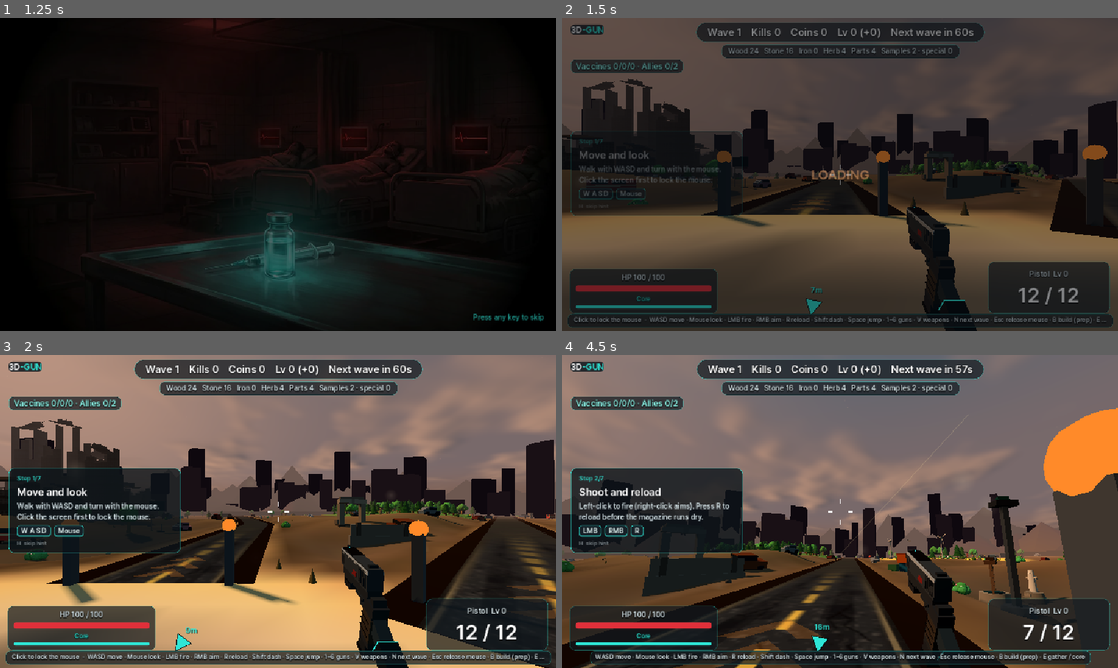
Above: before the commit, frames 1-4 (two rows, left to right).
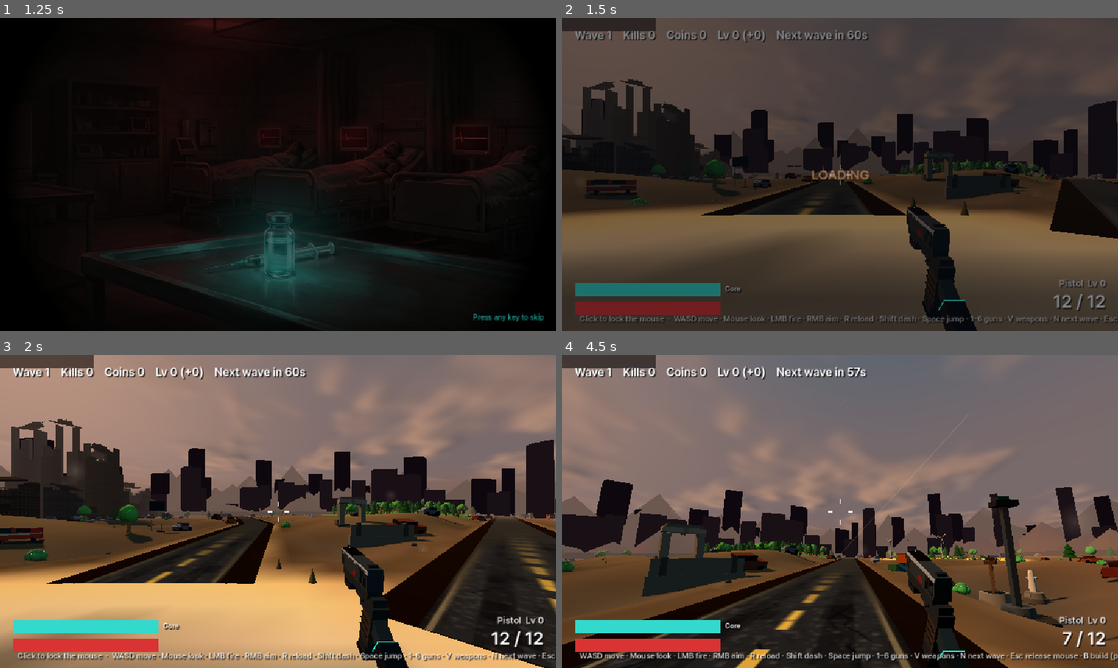
Above: after the commit, the same moments.

Repository: sangsangbaksa-dev/3D-Gun
Game: Godot game, scene res://scenes/title.tscn
Same seed, same stepped clock (60 frames per second), same inputs: the game is played once before the commit and once after it.
Inputs (mouse positions are in pixels of both pictures, inside the frame that each line leads up to):
- Up to frame 1 (1.25 s): click "Deploy" at 0.5 s
- Up to frame 2 (1.5 s): tap Enter (ui_accept) at 1.25 s; move the mouse to (962, 158) at 1.27 s; hold D (move_right) from 1.28 s (still down); hold Right mouse button (aim) from 1.28 s (still down); click (962, 158) at 1.42 s
- Up to frame 3 (2 s): keep holding D (move_right); keep holding Right mouse button (aim); tap Space (jump) at 1.52 s
- Up to frame 4 (4.5 s): tap Enter (ui_accept) at 2, 3.5, 4.25 s; move the mouse to (728, 527) at 2.02 s; release D (move_right) at 2.03 s; release Right mouse button (aim) at 2.03 s; hold S (move_back) 2.03-2.78 s; tap Shift (dash) at 2.1 s; click (728, 527) at 2.17 s; tap Space (jump) at 2.27, 3.77 s; move the mouse to (851, 505) at 2.77 s; press the mouse at (851, 505) at 2.78 s; hold W (move_forward) from 2.78 s (still down); move the mouse to (834, 517) at 3.52 s; release the mouse at (834, 517) at 3.53 s; tap E at 3.6 s; click (834, 517) at 3.67 s; move the mouse to (878, 514) at 4.27 s; tap Keypad Enter at 4.35 s; click (878, 514) at 4.42 s

Frame 1 is identical in both runs. In frame 2, 20% of the frame differs, in the area x 0-100%, y 0-99%; in frame 3, 24%; in frame 4, 29%, in the area x 0-100%, y 0-100%.
Error after the commit: Parse Error: Cannot infer the type of "urgent" variable because the value doesn't have a set type. (res://scripts/hud_style.gd:219)

Commit message:
HUD: 전투 비네트, 준비 타이머 바, 웨이브 클리어 i18n, 할로윈 타이틀
- combat_vignette: 플레이어/핵 저체력·핵 경보 시 화면 가장자리 붉은 비네트
- hud_style: 웨이브 알약 아래 준비 시간 진행 바, 보스 HP 막대 펄스
- 웨이브 클리어 배너·토스트 en/ko, prep_span으로 바 정확도
- 10/31 타이틀 할로윈 문구, 웹 셸 meta description
- godot-web 재빌드

Co-authored-by: sangsangbaksa <sangsangbaksa@gmail.com>

Diff:
--- /dev/null
+++ b/godot/scripts/combat_vignette.gd
@@ -0,0 +1,60 @@
+extends Control
+## Low HP / core-under-pressure screen vignette. Reads game state only; sits above hurt flash, under crosshair.
+
+const RED := Color8(0xe0, 0x30, 0x3a)
+
+var game: Node
+var _t := 0.0
+
+static func apply(g: Node) -> void:
+	var s = (load("res://scripts/combat_vignette.gd") as GDScript).new()
+	s.game = g
+	s.name = "CombatVignette"
+	s.set_anchors_preset(Control.PRESET_FULL_RECT)
+	s.mouse_filter = Control.MOUSE_FILTER_IGNORE
+	g.hud.add_child(s)
+	g.hud.move_child(s, g.hurt_flash.get_index() + 1)
+
+func _process(dt: float) -> void:
+	_t += dt
+	queue_redraw()
+
+func _draw() -> void:
+	if game == null or game.phase == "ended" or game.player.dead:
+		return
+	var p_r := clampf(game.player.hp / maxf(game.player.max_hp, 1.0), 0.0, 1.0)
+	var c_r := clampf(game.core.hp / maxf(game.core.max_hp, 1.0), 0.0, 1.0)
+	var threat := 0.0
+	if p_r < 0.4:
+		threat = maxf(threat, (0.4 - p_r) / 0.4)
+	if c_r < 0.55:
+		threat = maxf(threat, (0.55 - c_r) / 0.55 * 0.9)
+	var cp := game.get_node_or_null("CorePointer")
+	if cp and cp.get("alert") and cp.alert.active:
+		threat = maxf(threat, cp.alert.pulse() * 0.45)
+	if threat <= 0.02:
+		return
+	var pulse := 0.72 + 0.28 * sin(_t * (9.0 if threat > 0.55 else 6.0))
+	var base_a := clampf(threat * 0.62 * pulse, 0.0, 0.78)
+	var w := size.x
+	var h := size.y
+	var band := lerpf(120.0, 220.0, threat)
+	_edge_gradient(Rect2(0, 0, w, band), base_a, true)
+	_edge_gradient(Rect2(0, h - band, w, band), base_a, false)
+	_edge_gradient(Rect2(0, 0, band, h), base_a, true, true)
+	_edge_gradient(Rect2(w - band, 0, band, h), base_a, false, true)
+
+func _edge_gradient(r: Rect2, peak: float, fade_in: bool, vertical := false) -> void:
+	var steps := 10
+	for i in steps:
+		var t := float(i) / float(steps)
+		var a := peak * (t if fade_in else (1.0 - t))
+		if a <= 0.001:
+			continue
+		var slice := r.size / float(steps)
+		var pos := r.position
+		if vertical:
+			pos.y += slice.y * i
+		else:
+			pos.x += slice.x * i
+		draw_rect(Rect2(pos, slice), Color(RED.r, RED.g, RED.b, a))
--- a/godot/scripts/game.gd
+++ b/godot/scripts/game.gd
@@ -37,6 +37,7 @@
 var alive := 0
 var spawn_timer := 0.0
 var prep_left := PREP_TIME
+var prep_span := PREP_TIME # prep bar max (includes meta bonus when prep starts)
 var res := {}
 var meta := {} # 본부 영구 업그레이드 보너스 (meta_bonus.gd)
 var base: Node3D
@@ -120,6 +121,7 @@
 	add_child(roamers)
 	_build_hud()
 	HudStyle.apply(self) # 웹 HUD 모양(어두운 알약 패널, 로고)
+	preload("res://scripts/combat_vignette.gd").apply(self)
 	floating = FloatingText.apply(self)
 	zombies_root.child_entered_tree.connect(func(n: Node):
 		if n.has_signal("damaged"):
@@ -498,7 +500,10 @@
 		b.hp = minf(b.max_hp, b.hp + b.max_hp * sp)
 	phase = "prep"
 	prep_left = PREP_TIME + float(meta.get("prepBonus", 0.0)) # 웹 prepTime(): 매 웨이브 영구 보너스 포함
-	_banner(I18n.t("hud.wave", {"n": wave}) + "  ✓", "clear", "+%d" % bonus)
+	prep_span = prep_left
+	var heal_pct := int(round(GameData.enemy_rules.waveClearStructPct * 100.0))
+	_banner(I18n.t("hud.waveClear", {"n": wave}), "clear", I18n.t("hud.waveClearBonus", {"coins": bonus, "heal": heal_pct}))
+	toast(I18n.t("toast.structHeal", {"p": heal_pct}))
 
 func _on_core_destroyed() -> void:
 	core_dead = true
--- a/godot/scripts/hud_style.gd
+++ b/godot/scripts/hud_style.gd
@@ -23,6 +23,9 @@
 var _hp_label: Label
 var _hp_panel: Panel
 var _gun_panel: Panel
+var _prep_track: Panel
+var _prep_bar: ProgressBar
+var _clock := 0.0
 
 static func apply(g: Node) -> void:
 	var s = (load("res://scripts/hud_style.gd") as GDScript).new()
@@ -60,6 +63,18 @@
 	game.lbl_res.add_theme_font_size_override("font_size", 14)
 	game.lbl_res.add_theme_color_override("font_color", TEXT)
 	_pill(game.lbl_top, box(PANEL, Color(TEAL, 0.25), 99), Vector2(22, 6))
+	_prep_track = Panel.new()
+	_prep_track.mouse_filter = Control.MOUSE_FILTER_IGNORE
+	_prep_track.visible = false
+	hud.add_child(_prep_track)
+	hud.move_child(_prep_track, _first_label_index())
+	_prep_bar = ProgressBar.new()
+	_prep_bar.show_percentage = false
+	_prep_bar.mouse_filter = Control.MOUSE_FILTER_IGNORE
+	_prep_bar.visible = false
+	_bar_style(_prep_bar, TEAL, 4)
+	hud.add_child(_prep_bar)
+	hud.move_child(_prep_bar, _first_label_index())
 	_pill(game.lbl_res, box(PANEL, Color(TEAL, 0.2), 10), Vector2(14, 4))
 	_pill(game.lbl_hint, box(PANEL, Color(TEAL, 0.2), 8), Vector2(10, 4))
 	_pill(game.lbl_toast, box(PANEL_SOLID, Color(ORANGE, 0.55), 10), Vector2(18, 6))
@@ -180,15 +195,34 @@
 			x += w - sz.x
 	return Rect2(Vector2(x, l.position.y), Vector2(sz.x, maxf(sz.y, l.size.y if l.size.y < sz.y * 1.6 else sz.y)))
 
-func _process(_dt: float) -> void:
+func _process(dt: float) -> void:
 	if hud == null:
 		return
+	_clock += dt
 	var w := hud.size.x
 	var h := hud.size.y
 	var lt: Label = game.lbl_top
 	var tw := minf(900.0, w - 24.0)
 	lt.size.x = tw
 	lt.position = Vector2((w - tw) * 0.5, 14)
+	if _prep_bar and game.phase == "prep" and game.prep_span > 0.01:
+		var span: float = game.prep_span
+		var by := lt.position.y + lt.size.y + 6.0
+		_prep_track.visible = true
+		_prep_bar.visible = true
+		_prep_track.position = Vector2(lt.position.x, by)
+		_prep_track.size = Vector2(tw, 5)
+		_prep_bar.position = _prep_track.position
+		_prep_bar.size = _prep_track.size
+		_prep_bar.max_value = span
+		_prep_bar.value = clampf(game.prep_left, 0.0, span)
+		var urgent := game.prep_left <= 8.0
+		var col := ORANGE if urgent else TEAL
+		_prep_bar.add_theme_stylebox_override("fill", box(col, Color(col, 0.0), 3, 0))
+		_prep_track.add_theme_stylebox_override("panel", box(Color(0, 0, 0, 0.45), Color(TEAL, 0.15 if not urgent else 0.35), 3))
+	elif _prep_bar:
+		_prep_track.visible = false
+		_prep_bar.visible = false
 	var lr: Label = game.lbl_res
 	lr.size.x = tw
 	lr.position = Vector2((w - tw) * 0.5, 54)
@@ -207,6 +241,13 @@
 	game.boss_bar.size.x = minf(560.0, w - 24.0)
 	game.lbl_boss.size.x = minf(560.0, w - 24.0)
 	game.lbl_boss.position.x = (w - game.lbl_boss.size.x) * 0.5
+	if game.boss_bar.visible:
+		var pulse := 0.86 + 0.14 * sin(_clock * 11.0)
+		game.boss_bar.modulate = Color(1.0, pulse, pulse)
+		game.lbl_boss.modulate = Color(1.0, 0.88 + 0.12 * sin(_clock * 8.0), 0.88)
+	else:
+		game.boss_bar.modulate = Color.WHITE
+		game.lbl_boss.modulate = Color.WHITE
 	# 아래 왼쪽 HP 패널: HP 글자, 체력 막대, 핵 막대와 이름
 	_hp_label.text = "HP %d / %d" % [ceili(maxf(0.0, game.player.hp)), int(game.player.max_hp)]
 	_hp_label.size.x = 260
--- a/godot/scripts/i18n.gd
+++ b/godot/scripts/i18n.gd
@@ -8,8 +8,10 @@
 	"en": {
 		"title.sub": "Zombie Tycoon 3D", "title.launch": "Deploy", "title.launchHint": "Enter or click",
 		"title.lang": "한국어", "title.slice": "Godot port · first playable slice",
+		"title.halloween": "🎃 All Hallows' sortie — the dead march tonight",
 		"hud.wave": "Wave {n}", "hud.kills": "Kills {n}", "hud.coins": "Coins {n}", "hud.reloading": "Reloading…",
 		"hud.prep": "Next wave in {n}s", "hud.click": "Click to lock the mouse",
+		"hud.waveClear": "Wave {n} cleared", "hud.waveClearBonus": "+{coins} coins · core +{heal}% · buildings healed",
 		"death.title": "You fell", "death.sub": "Reached wave {w} · {k} kills · {c} coins", "death.back": "Back to title", "death.bank": "+{g} gold to the wallet {best}", "death.best": "· New best!", "death.hub": "Headquarters", "title.hub": "Headquarters", "title.volume": "Volume",
 		"hud.left": "Left {n}", "hud.core": "Core", "toast.bossKing": "⚠ The Zombie King awakens!", "toast.bossWave": "⚠ Wave {n} boss {name} appears!",
 		"toast.newEnemy": "New enemy: {name}", "toast.kingDown": "The Zombie King has fallen!", "death.coreTitle": "Core destroyed",
@@ -60,8 +62,10 @@
 	"ko": {
 		"title.sub": "좀비 타이쿤 3D", "title.launch": "출격", "title.launchHint": "Enter 또는 클릭",
 		"title.lang": "English", "title.slice": "Godot 이식 · 첫 플레이 버전",
+		"title.halloween": "🎃 할로윈 출격 — 오늘 밤은 시체들이 더 시끄럽다",
 		"hud.wave": "웨이브 {n}", "hud.kills": "처치 {n}", "hud.coins": "코인 {n}", "hud.reloading": "재장전 중…",
 		"hud.prep": "다음 웨이브까지 {n}초", "hud.click": "클릭하면 마우스가 고정돼요",
+		"hud.waveClear": "웨이브 {n} 클리어", "hud.waveClearBonus": "+{coins} 코인 · 핵 +{heal}% · 건물 회복",
 		"death.title": "쓰러졌습니다", "death.sub": "도달 웨이브 {w} · 처치 {k} · 코인 {c}", "death.back": "타이틀로", "death.bank": "지갑에 골드 +{g} {best}", "death.best": "· 최고 기록!", "death.hub": "본부로", "title.hub": "본부", "title.volume": "음량",
 		"hud.left": "남은 좀비 {n}", "hud.core": "핵", "toast.bossKing": "⚠ 좀비 왕이 깨어났다!", "toast.bossWave": "⚠ {n}웨이브 보스 {name} 등장!",
 		"toast.newEnemy": "새로운 적: {name}", "toast.kingDown": "좀비 왕을 쓰러뜨렸다!", "death.coreTitle": "핵이 파괴됐습니다",
--- a/godot/scripts/meta_bonus.gd
+++ b/godot/scripts/meta_bonus.gd
@@ -41,6 +41,7 @@
 	game.coins += int(b.startGold)
 	p.dmg_mul = 1.0 + b.dmgMul
 	game.prep_left += b.prepBonus
+	game.prep_span = game.prep_left
 	# 본부에서 산 시작 웨이브: _start_wave() 가 wave += 1 부터 시작하므로 하나 모자라게 둔다
 	if save.pending_start_wave > 1:
 		game.wave = save.pending_start_wave - 1
--- a/godot/scripts/title.gd
+++ b/godot/scripts/title.gd
@@ -266,10 +266,14 @@
 	btn.text = I18n.t("title.launch")
 	hint.text = I18n.t("title.launchHint")
 	lang.text = I18n.t("title.lang")
-	slice.text = I18n.t("title.slice")
+	slice.text = I18n.t("title.halloween") if _halloween() else I18n.t("title.slice")
 	hub.text = I18n.t("title.hub")
 	settings_btn.text = I18n.t("title.settings")
 	controls_btn.text = I18n.t("title.controls")
+
+static func _halloween() -> bool:
+	var d := Time.get_date_dict_from_system()
+	return d.month == 10 and d.day == 31
 
 func _unhandled_input(event: InputEvent) -> void:
 	if event is InputEventKey and event.pressed and (event.keycode == KEY_ENTER or event.keycode == KEY_KP_ENTER):
Not shown, added: godot/scripts/combat_vignette.gd.uid
Not shown, changed: godot-web/index.apple-touch-icon.png.import
Not shown, changed: godot-web/index.html
Not shown, changed: godot-web/index.icon.png.import
Not shown, changed: godot-web/index.pck
Not shown, changed: godot-web/index.png.import
Not shown, changed: godot/web/shell.html
